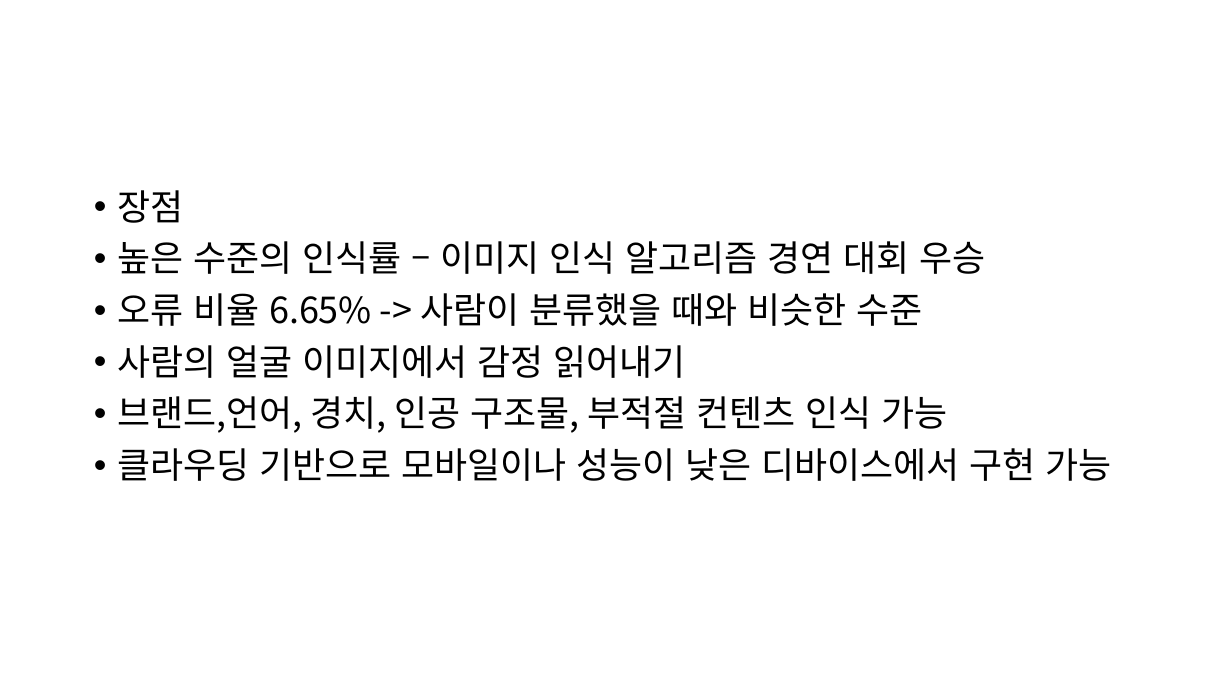
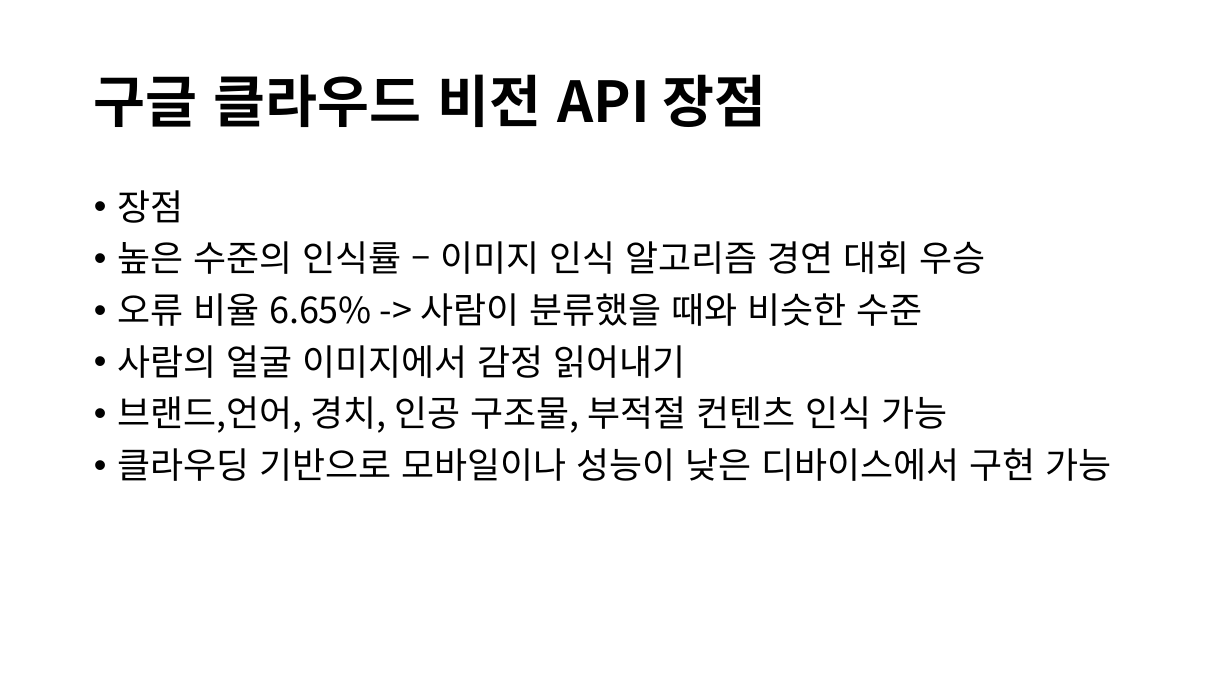
Before and after one commit to CheonSeounghyun/Coordination-Recommend, a slide deck: slide 4 of document/Capston Design Proposal_6week.pptx. Drawn at 1232x693 pixels with LibreOffice and Linux fonts; fonts in the diff are those of the drawing. Boxes give left, top, right and bottom in pixels: in the first picture for what was removed or moved away, otherwise in the second. Text is boxed around its words. In the diff, an @@ line names an element or a change of style, - is before the commit and + after.

```diff
--- a/document/Capston Design Proposal_6week.pptx
+++ b/document/Capston Design Proposal_6week.pptx
@@ title added at <box>94,74,767,127</box>, 44 pt, text #000000, bold @@
+구글 클라우드 비전 API 장점
```
Also in this commit, not shown: 10 other slides changed, 1 slide added, 1 slide removed.
